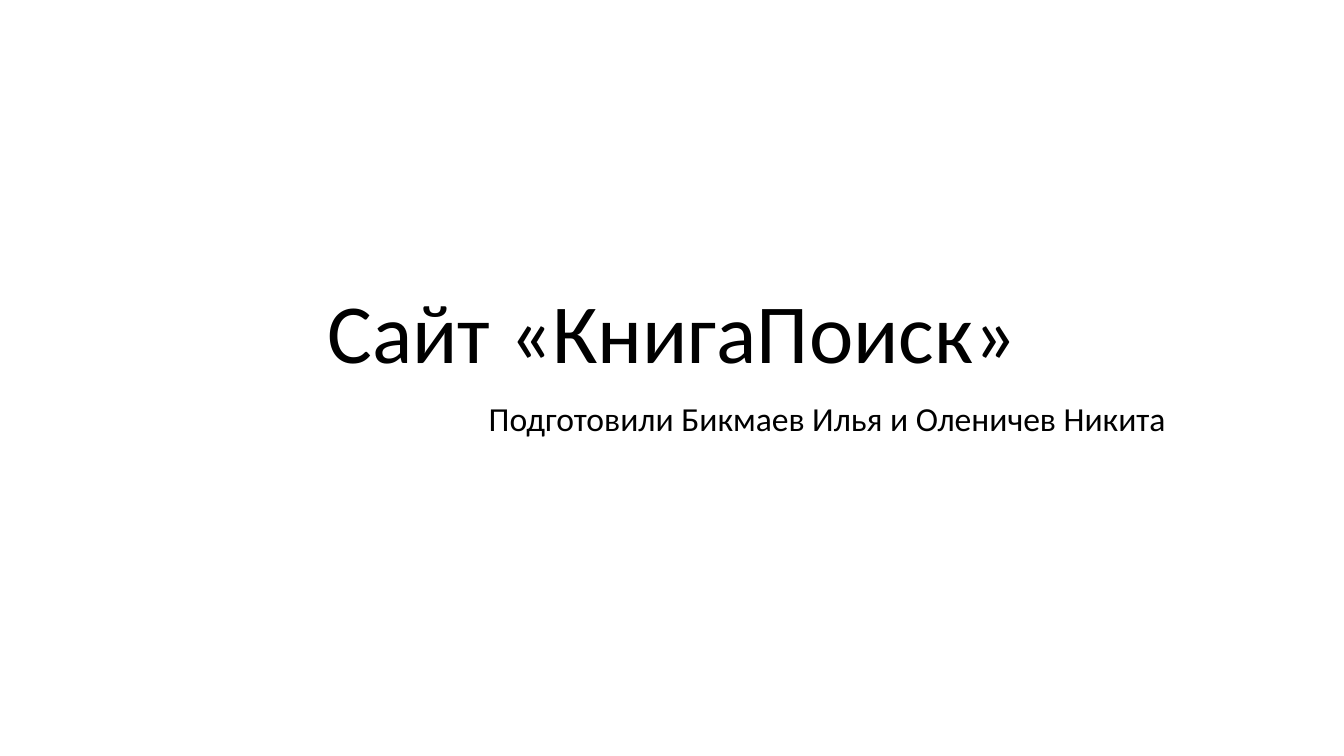
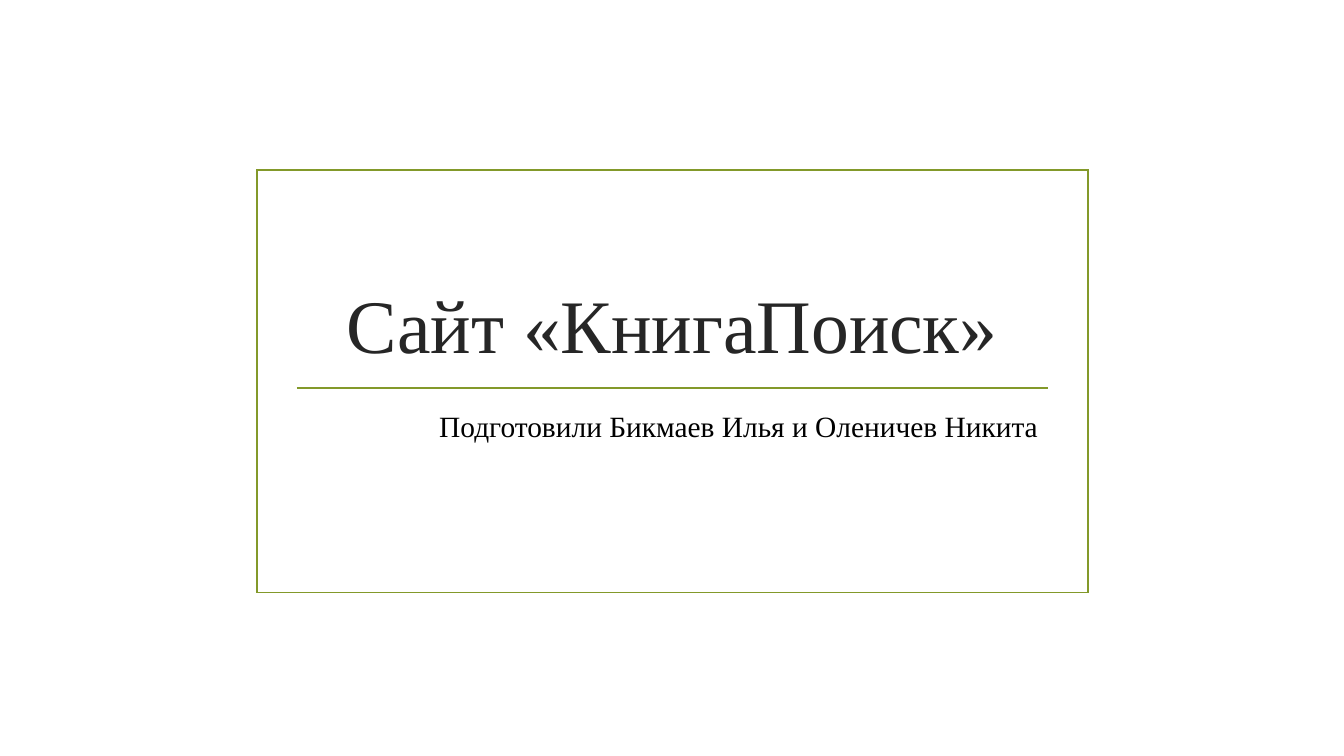
Before and after one commit to NikitaOlenichev/BookSearch, a slide deck: slide 1 of docs/Сайт «КнигаПоиск» Презентация.pptx. Drawn at 1344x756 pixels with LibreOffice and Linux fonts; fonts in the diff are those of the drawing; background and template pictures are left out. Boxes give left, top, right and bottom in pixels: in the first picture for what was removed or moved away, otherwise in the second. Text is boxed around its words. In the diff, an @@ line names an element or a change of style, - is before the commit and + after.

```diff
--- a/docs/Сайт «КнигаПоиск» Презентация.pptx
+++ b/docs/Сайт «КнигаПоиск» Презентация.pptx
@@ rectangle added at bbox=[257, 170, 1089, 593], outline #83992A 1.25 pt @@
@@ title "Сайт «КнигаПоиск»": place and size @@
-title "Сайт «КнигаПоиск»" at bbox=[327, 306, 1016, 364]
+title "Сайт «КнигаПоиск»" at bbox=[347, 301, 997, 354]
@@ title "Сайт «КнигаПоиск»" at bbox=[347, 301, 997, 354]: size 60 to 54 pt, font Calibri to Times New Roman, text colour #000000 to #262626; line spacing 0.9 to 1 @@
@@ line added from (296, 388) to (1049, 388), #83992A 1.25 pt @@
@@ subtitle "Подготовили Бикмаев Илья и Оленичев ...": place and size @@
-subtitle "Подготовили Бикмаев Илья и Оленичев ..." at bbox=[489, 409, 1166, 437]
+subtitle "Подготовили Бикмаев Илья и Оленичев ..." at bbox=[439, 417, 1038, 443]
@@ subtitle "Подготовили Бикмаев Илья и Оленичев ..." at bbox=[439, 417, 1038, 443]: size 24 to 21 pt, font Calibri to Times New Roman; line spacing 0.9 to 1 @@
```
Also in this commit, not shown: 3 other slides changed, 1 other file.
